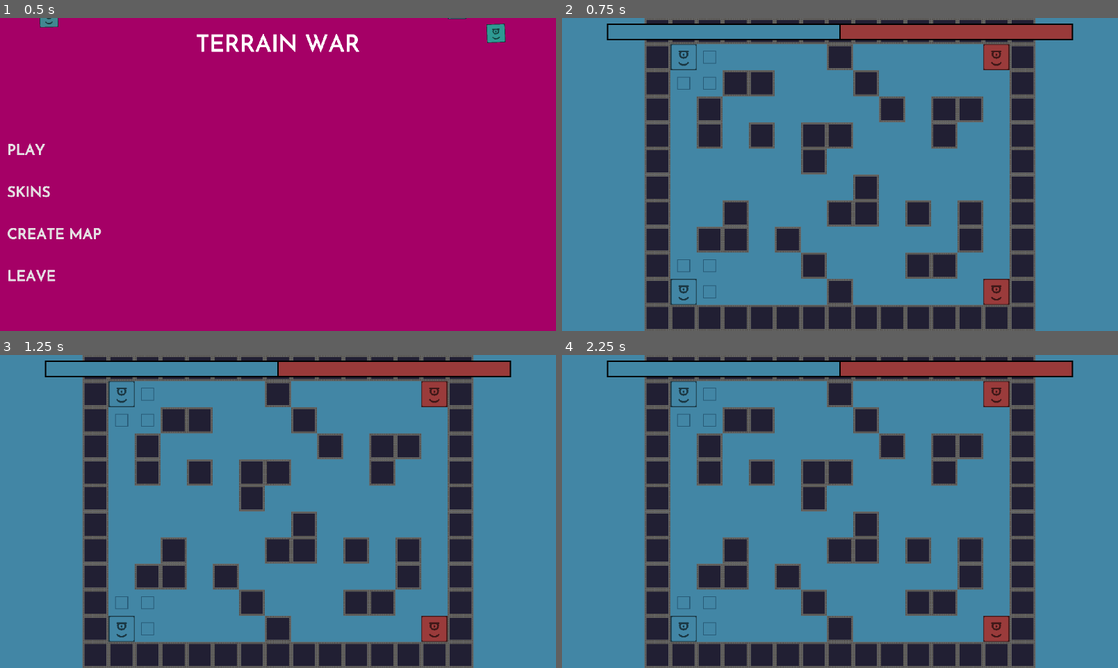
Above: before the commit, frames 1-4 (two rows, left to right).
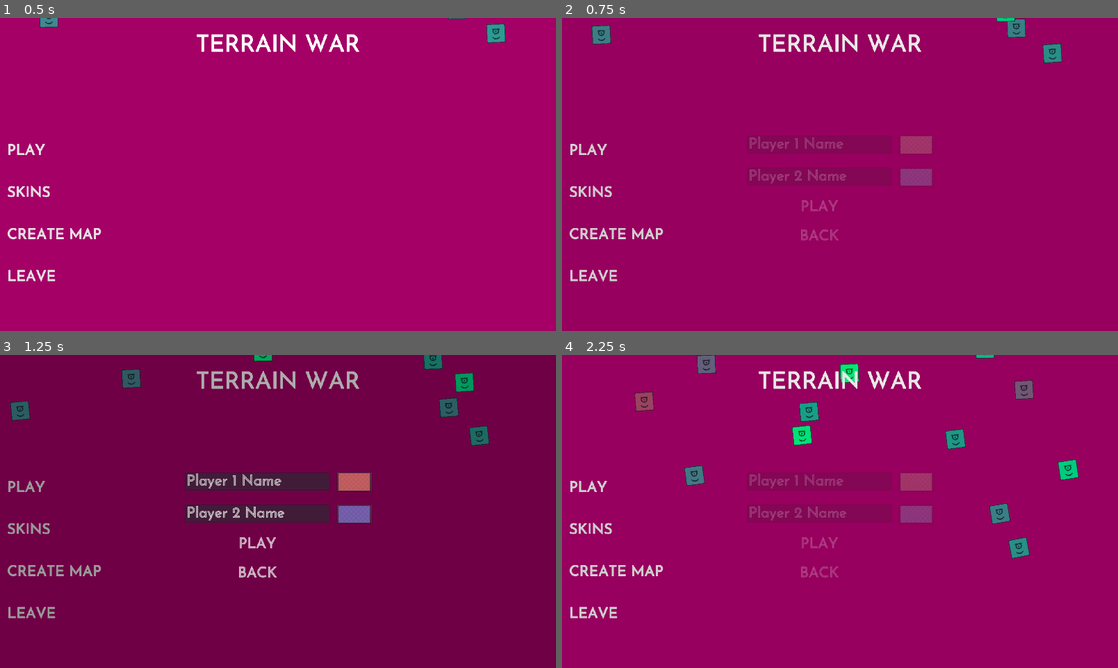
Above: after the commit, the same moments.

Repository: VoidScientist/Terrain-War
Game: Godot game, scene res://scenes/main_menu.tscn
Same seed, same stepped clock (60 frames per second), same inputs: the game is played once before the commit and once after it.
Inputs (mouse positions are in pixels of both pictures, inside the frame that each line leads up to):
- Up to frame 1 (0.5 s): no input
- Up to frame 2 (0.75 s): click "PLAY" at 0.5 s
- Up to frame 3 (1.25 s): no input
- Up to frame 4 (2.25 s): click (817, 574) at 1.25 s, where only the run after the commit has a clickable "BACK"; click (645, 489) at 2 s, where only the run after the commit has a clickable "PLAY"

Frame 1 is identical in both runs. In frame 2, 100% of the frame differs, in the area x 0-100%, y 0-100%; in frame 3, 100%; in frame 4, 100%.

Commit message:
ui should work

Diff:
--- a/scenes/main_menu.tscn
+++ b/scenes/main_menu.tscn
@@ -11,6 +11,35 @@
 [sub_resource type="StyleBoxFlat" id=2]
 
 [sub_resource type="Theme" id=3]
+
+[sub_resource type="StyleBoxFlat" id=4]
+
+[sub_resource type="Animation" id=5]
+resource_name = "fade"
+tracks/0/type = "value"
+tracks/0/path = NodePath(".:modulate:a")
+tracks/0/interp = 1
+tracks/0/loop_wrap = true
+tracks/0/imported = false
+tracks/0/enabled = true
+tracks/0/keys = {
+"times": PoolRealArray( 0, 1 ),
+"transitions": PoolRealArray( 1, 1 ),
+"update": 0,
+"values": [ 1.0, 0.0 ]
+}
+tracks/1/type = "value"
+tracks/1/path = NodePath(".:visible")
+tracks/1/interp = 1
+tracks/1/loop_wrap = true
+tracks/1/imported = false
+tracks/1/enabled = true
+tracks/1/keys = {
+"times": PoolRealArray(  ),
+"transitions": PoolRealArray(  ),
+"update": 1,
+"values": [  ]
+}
 
 [node name="main_menu" type="Control"]
 anchor_right = 1.0
@@ -136,5 +165,95 @@
 text = "TERRAIN WAR"
 scroll_active = false
 
+[node name="PLAYMENU" type="Control" parent="."]
+visible = false
+modulate = Color( 1, 1, 1, 0 )
+anchor_right = 1.0
+anchor_bottom = 1.0
+
+[node name="black_shade" type="ColorRect" parent="PLAYMENU"]
+anchor_right = 1.0
+anchor_bottom = 1.0
+color = Color( 0, 0, 0, 0.470588 )
+
+[node name="Control" type="Control" parent="PLAYMENU"]
+anchor_left = 0.5
+anchor_top = 0.5
+anchor_right = 0.5
+anchor_bottom = 0.5
+margin_left = -340.0
+margin_top = -155.0
+margin_right = 340.0
+margin_bottom = 155.0
+
+[node name="parameters" type="VBoxContainer" parent="PLAYMENU/Control"]
+anchor_left = 0.5
+anchor_top = 0.5
+anchor_right = 0.5
+anchor_bottom = 0.5
+margin_left = -321.0
+margin_top = -134.5
+margin_right = 179.0
+margin_bottom = 138.5
+rect_min_size = Vector2( 500, 273 )
+custom_constants/separation = 50
+
+[node name="player1" type="LineEdit" parent="PLAYMENU/Control/parameters"]
+margin_right = 500.0
+margin_bottom = 61.0
+custom_fonts/font = ExtResource( 2 )
+placeholder_text = "Player 1 Name"
+
+[node name="player2" type="LineEdit" parent="PLAYMENU/Control/parameters"]
+margin_top = 111.0
+margin_right = 500.0
+margin_bottom = 172.0
+custom_colors/font_color = Color( 1, 1, 1, 1 )
+custom_fonts/font = ExtResource( 2 )
+placeholder_text = "Player 2 Name"
+
+[node name="start_game" type="Button" parent="PLAYMENU/Control/parameters"]
+margin_top = 222.0
+margin_right = 500.0
+margin_bottom = 273.0
+custom_fonts/font = ExtResource( 2 )
+custom_styles/hover = SubResource( 4 )
+custom_styles/normal = SubResource( 2 )
+text = "PLAY"
+flat = true
+
+[node name="back_button" type="Button" parent="PLAYMENU/Control/parameters"]
+margin_top = 323.0
+margin_right = 500.0
+margin_bottom = 374.0
+custom_fonts/font = ExtResource( 2 )
+custom_styles/hover = SubResource( 4 )
+custom_styles/normal = SubResource( 2 )
+text = "BACK"
+flat = true
+
+[node name="player1_picker" type="ColorPickerButton" parent="PLAYMENU/Control"]
+margin_left = 543.0
+margin_top = 21.0
+margin_right = 664.0
+margin_bottom = 86.0
+rect_pivot_offset = Vector2( 98, 33 )
+color = Color( 0.752941, 0.211765, 0.211765, 1 )
+edit_alpha = false
+
+[node name="player2_picker" type="ColorPickerButton" parent="PLAYMENU/Control"]
+margin_left = 543.0
+margin_top = 132.0
+margin_right = 664.0
+margin_bottom = 197.0
+rect_pivot_offset = Vector2( 98, 33 )
+color = Color( 0.321569, 0.219608, 0.635294, 1 )
+edit_alpha = false
+
+[node name="AnimationPlayer" type="AnimationPlayer" parent="PLAYMENU"]
+anims/fade = SubResource( 5 )
+
 [connection signal="pressed" from="MAINPART/buttons/VBoxContainer/play_button" to="." method="_on_play_button_pressed"]
 [connection signal="pressed" from="MAINPART/buttons/VBoxContainer/leave_game" to="." method="_on_leave_game_pressed"]
+[connection signal="pressed" from="PLAYMENU/Control/parameters/start_game" to="." method="_on_start_game_pressed"]
+[connection signal="pressed" from="PLAYMENU/Control/parameters/back_button" to="." method="_on_back_button_pressed"]
--- a/scripts/menu_handler.gd
+++ b/scripts/menu_handler.gd
@@ -1,8 +1,30 @@
 extends Control
 
 func _on_play_button_pressed():
-	get_tree().change_scene("res://scenes/Game.tscn")
-
+	$PLAYMENU.visible = true
+	$PLAYMENU/AnimationPlayer.play_backwards("fade")
 
 func _on_leave_game_pressed():
 	get_tree().quit()
+
+
+func _on_start_game_pressed():
+	var name1 = $PLAYMENU/Control/parameters/player1.text
+	var name2 = $PLAYMENU/Control/parameters/player2.text
+	var col1 = $PLAYMENU/Control/player1_picker.color
+	var col2 = $PLAYMENU/Control/player2_picker.color
+
+	if name1:
+		PlayerService.change_name(0, name1)
+	if name2:
+		PlayerService.change_name(1, name2)
+
+	if col1:
+		PlayerService.change_color(0, col1)
+	if col2:
+		PlayerService.change_color(1, col2)
+
+	get_tree().change_scene("res://scenes/Game.tscn")
+
+func _on_back_button_pressed():
+	$PLAYMENU.visible = false
--- a/scripts/player_service.gd
+++ b/scripts/player_service.gd
@@ -19,6 +19,12 @@
 	rand_gen.randomize()
 
 	players = [player1, player2]
+
+func change_name(player_id, new_name):
+	players[player_id].name = new_name
+
+func change_color(player_id, new_color):
+	players[player_id].color = new_color
 
 func randomize_turn() -> Player:
 	current = rand_gen.randi_range(0,1)
Not shown: 1 places in scenes/main_menu.tscn that only renumber resources
